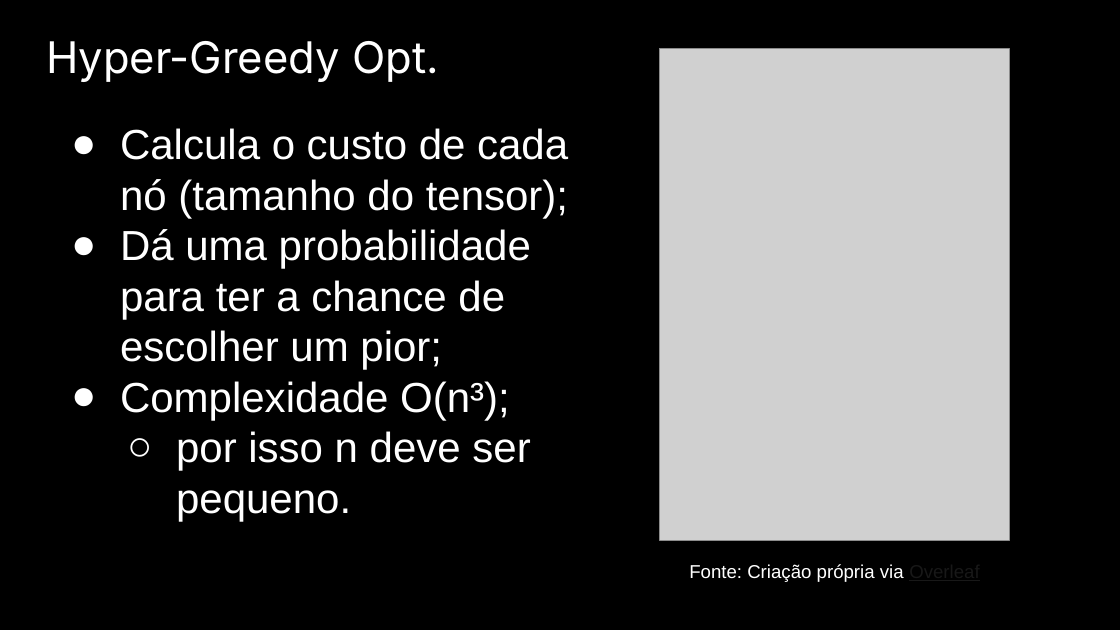
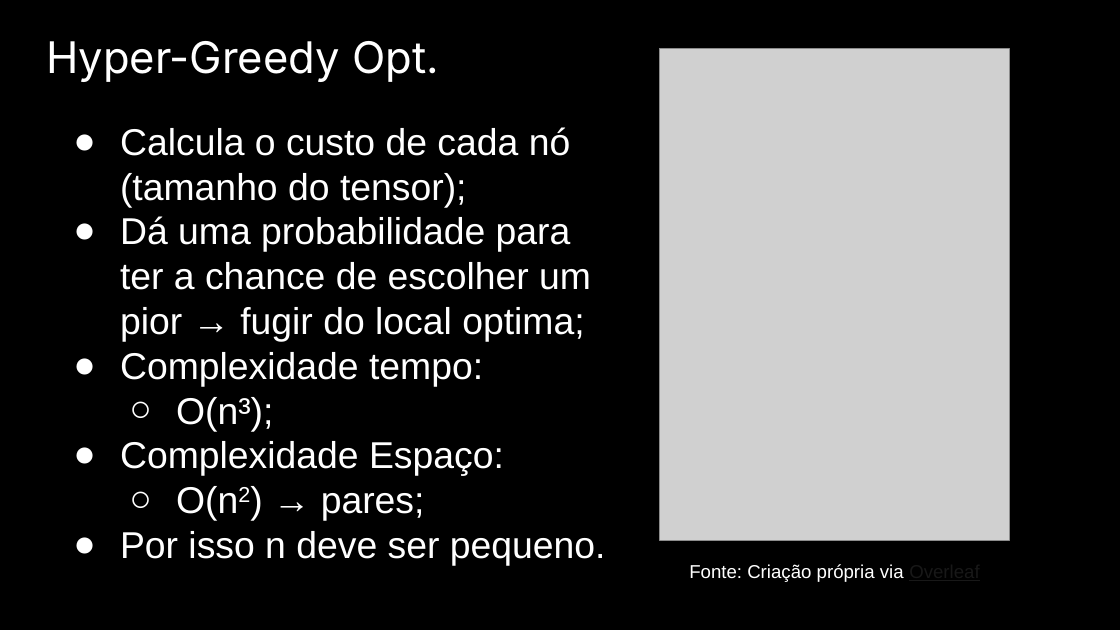
Before and after one commit to Dpbm/mestrado-aulas, a slide deck: slide 29 of algoritmos/projeto-seminario/Seminário.pptx. Drawn at 1120x630 pixels with LibreOffice and Linux fonts; fonts in the diff are those of the drawing; grey boxes stand for pictures. Boxes give left, top, right and bottom in pixels: in the first picture for what was removed or moved away, otherwise in the second. Text is boxed around its words. In the diff, an @@ line names an element or a change of style, - is before the commit and + after.

```diff
--- a/algoritmos/projeto-seminario/Seminário.pptx
+++ b/algoritmos/projeto-seminario/Seminário.pptx
@@ text at (x1=120, y1=127, x2=571, y2=207): size 27 to 24 pt in "Calcula o custo de cada nó (tamanho ..."; indent changed @@
@@ text at (x1=120, y1=216, x2=606, y2=566): text changed; size 27 to 24 pt @@
-● Dá uma probabilidade para ter a chance de escolher um pior;
-● Complexidade O(n³);
-  ○ por isso n deve ser pequeno.
+● Dá uma probabilidade para ter a chance de escolher um pior → fugir do local optima;
+● Complexidade tempo:
+  ○ O(n³);
+● Complexidade Espaço:
+  ○ O(n2) → pares;
+● Por isso n deve ser pequeno.
```
Also in this commit, not shown: 12 other slides changed, 2 other files.
